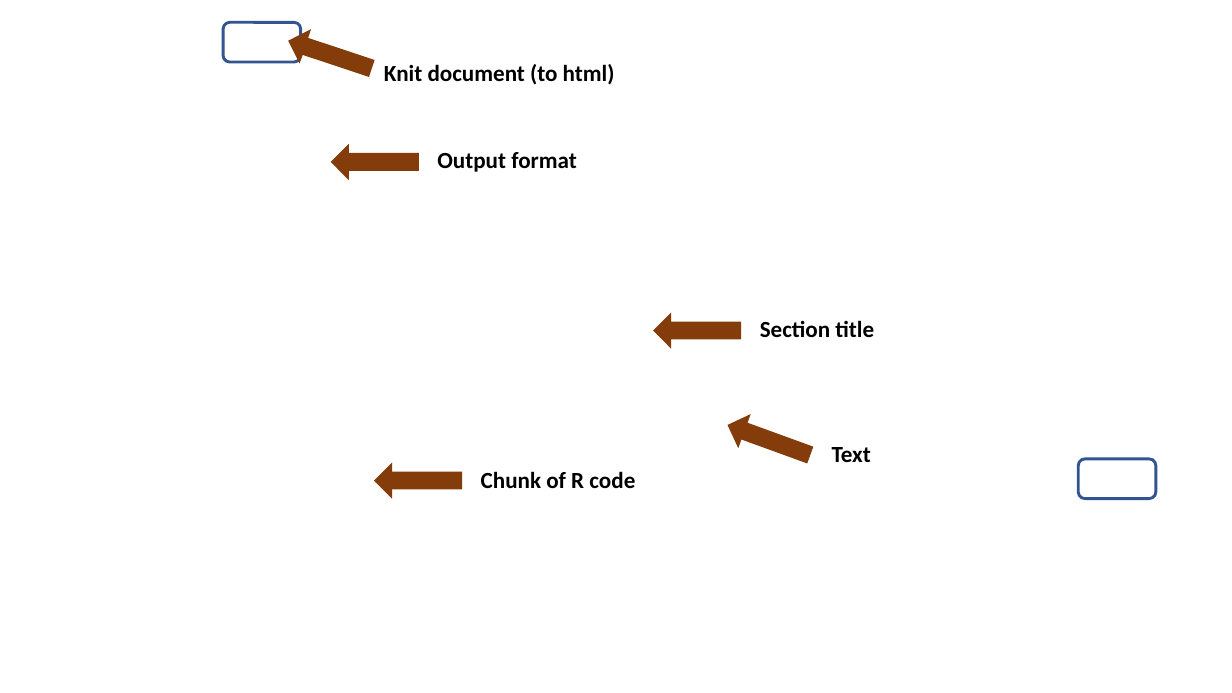
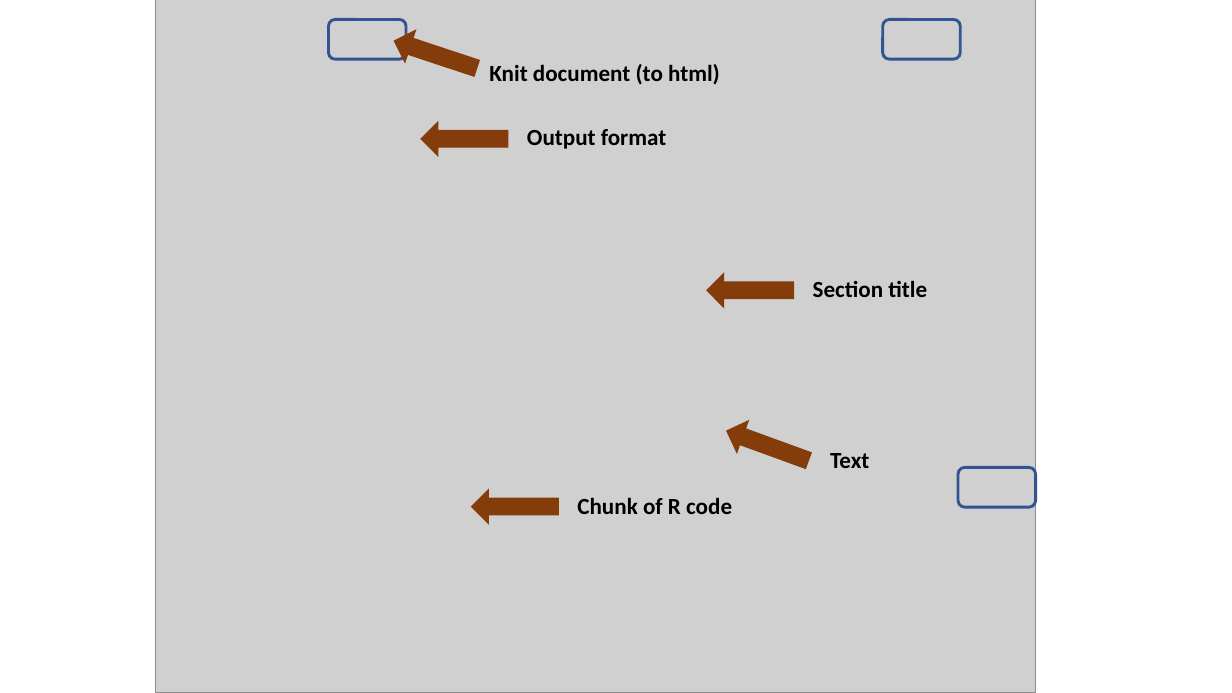
Before and after one commit to kirstenstark/colab_r_github, a slide deck: slide 1 of further_material/created_images.pptx. Drawn at 1232x693 pixels with LibreOffice and Linux fonts; fonts in the diff are those of the drawing; grey boxes stand for pictures; background and template pictures are left out. Boxes give left, top, right and bottom in pixels: in the first picture for what was removed or moved away, otherwise in the second. Text is boxed around its words. In the diff, an @@ line names an element or a change of style, - is before the commit and + after.

```diff
--- a/further_material/created_images.pptx
+++ b/further_material/created_images.pptx
@@ picture added at [155, 0, 1035, 693] @@
@@ rounded rectangle: place and size @@
-rounded rectangle at [224, 22, 301, 62]
+rounded rectangle at [329, 19, 407, 59]
@@ left arrow: place and size @@
-left arrow at [283, 25, 376, 84]
+left arrow at [389, 25, 482, 84]
@@ rounded rectangle added at [883, 19, 960, 59], outline #325491 2.25 pt @@
@@ text "Knit document (to html)": place and size @@
-text "Knit document (to html)" at [384, 64, 615, 85]
+text "Knit document (to html)" at [489, 64, 720, 84]
@@ text "Output format": place and size @@
-text "Output format" at [437, 152, 577, 172]
+text "Output format" at [527, 129, 667, 149]
@@ left arrow: place and size @@
-left arrow at [332, 145, 419, 178]
+left arrow at [421, 122, 508, 155]
@@ left arrow: place and size @@
-left arrow at [654, 314, 741, 348]
+left arrow at [707, 274, 794, 307]
@@ text "Section title": place and size @@
-text "Section title" at [760, 320, 874, 337]
+text "Section title" at [813, 280, 927, 297]
@@ left arrow: place and size @@
-left arrow at [722, 409, 815, 470]
+left arrow at [722, 415, 815, 476]
@@ text "Text": place and size @@
-text "Text" at [832, 447, 871, 462]
+text "Text" at [830, 453, 869, 468]
@@ rounded rectangle: place and size @@
-rounded rectangle at [1079, 459, 1156, 499]
+rounded rectangle at [958, 468, 1036, 507]
@@ left arrow: place and size @@
-left arrow at [375, 464, 462, 497]
+left arrow at [471, 490, 558, 523]
@@ text "Chunk of R code": place and size @@
-text "Chunk of R code" at [481, 471, 635, 488]
+text "Chunk of R code" at [577, 497, 732, 514]
```
Also in this commit, not shown: 4 other slides changed, 1 slide added, 12 other files.
